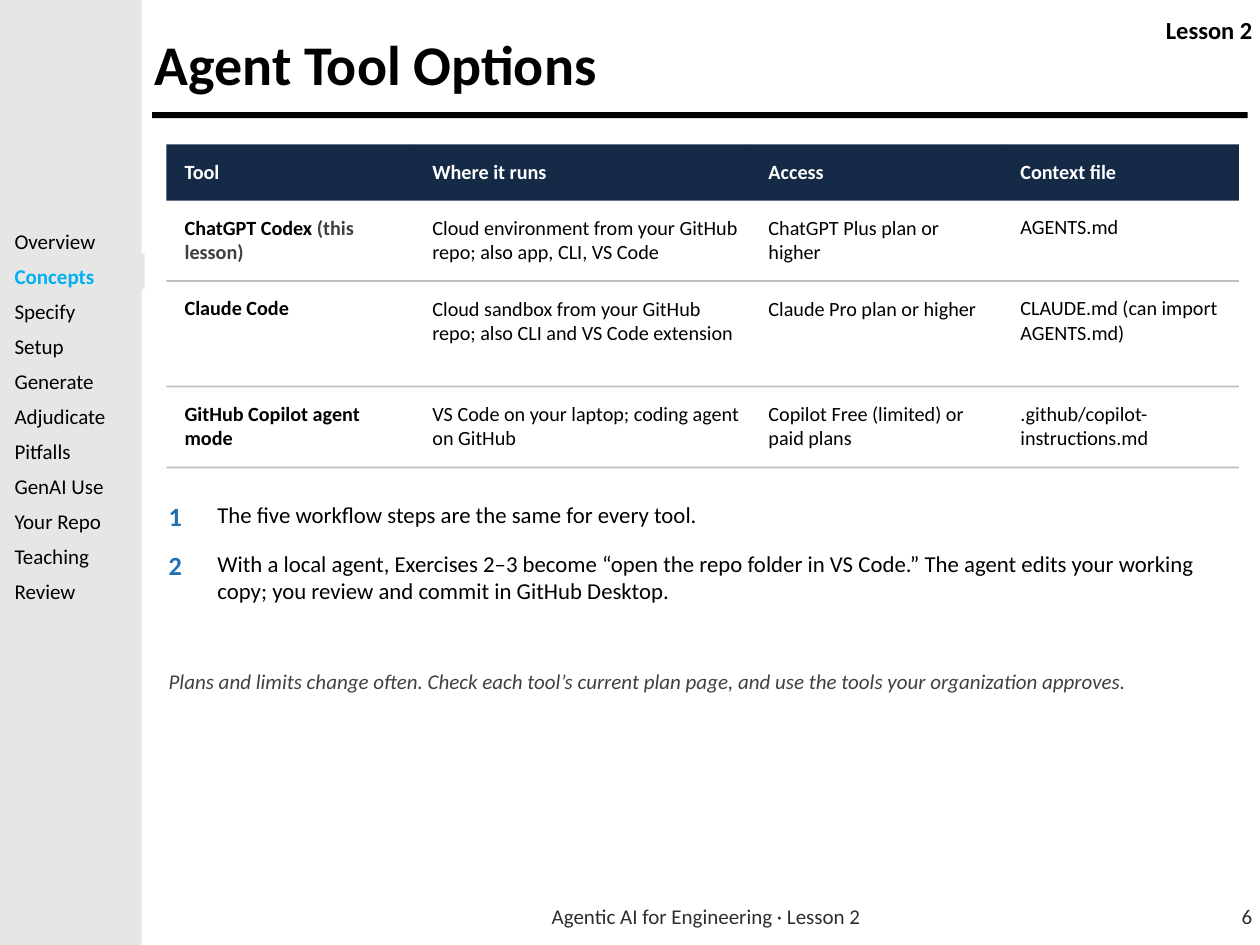
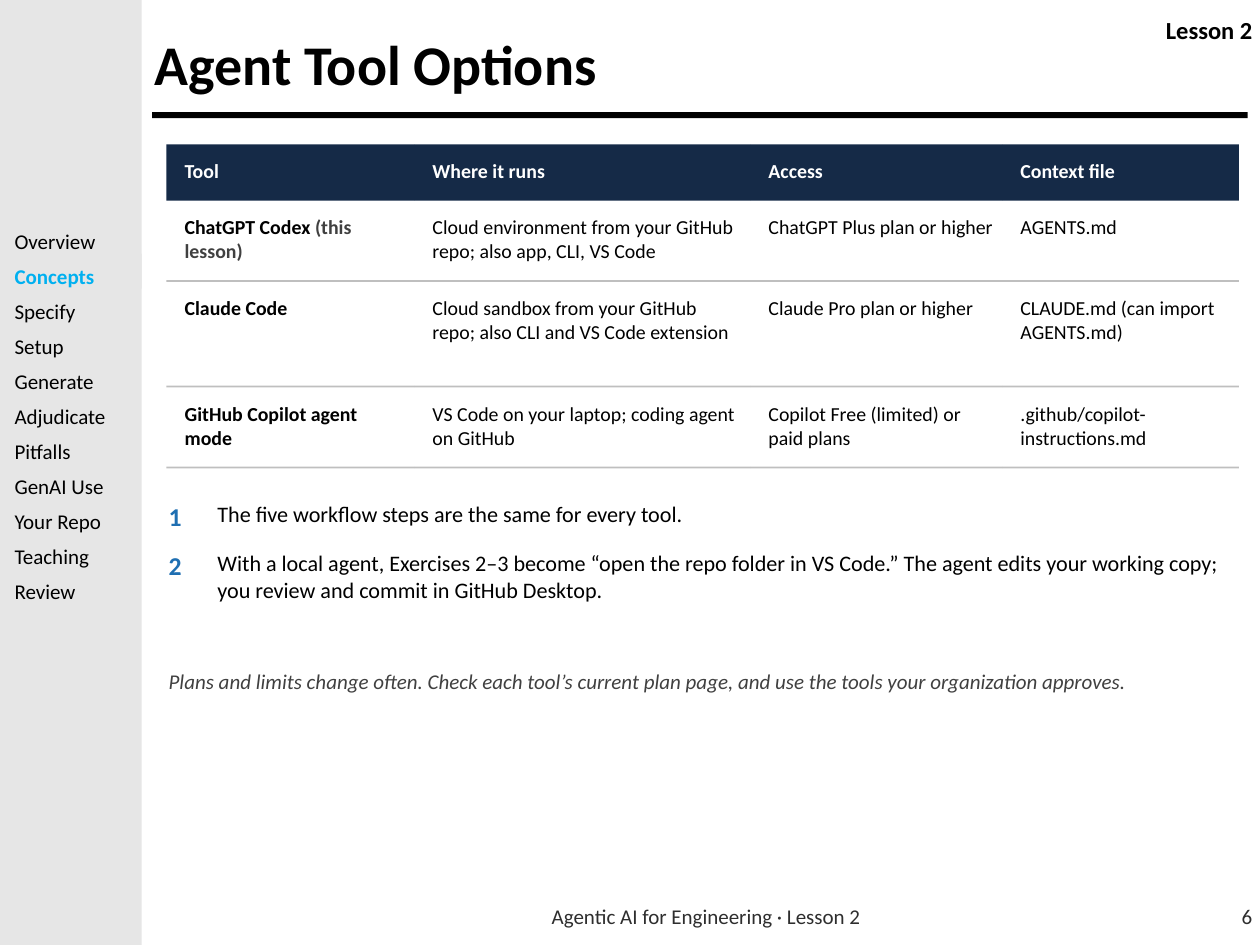
Before and after one commit to usafa-dfas/Agentic-AI-for-Engineering, a slide deck: slide 6 of Lesson Material/LSN 2 - Introduction to Agentic AI for Coding/Agentic_AI_for_Engineering_Lesson_2.pptx. Drawn at 1260x945 pixels with LibreOffice and Linux fonts; fonts in the diff are those of the drawing; background and template pictures are left out. Boxes give left, top, right and bottom in pixels: in the first picture for what was removed or moved away, otherwise in the second. Text is boxed around its words. In the diff, an @@ line names an element or a change of style, - is before the commit and + after.

```diff
--- a/Lesson Material/LSN 2 - Introduction to Agentic AI for Coding/Agentic_AI_for_Engineering_Lesson_2.pptx
+++ b/Lesson Material/LSN 2 - Introduction to Agentic AI for Coding/Agentic_AI_for_Engineering_Lesson_2.pptx
@@ size 17.2 to 17 pt in 14 elements at bbox=[432, 164, 545, 178], bbox=[1020, 164, 1115, 178], bbox=[185, 219, 351, 261], bbox=[432, 220, 733, 262], bbox=[768, 220, 993, 238], bbox=[1020, 220, 1116, 234], bbox=[185, 301, 288, 315], bbox=[432, 301, 728, 343], bbox=[768, 301, 973, 319], bbox=[1020, 300, 1215, 342], bbox=[185, 407, 357, 445], bbox=[432, 407, 735, 445], bbox=[768, 406, 960, 449], bbox=[1020, 407, 1146, 445] @@
@@ text "The five workflow steps are ..." at bbox=[217, 506, 682, 526]: size 19.5 to 19 pt @@
@@ text "2" at bbox=[169, 558, 182, 575]: size 22.5 to 22 pt @@
@@ text "With a local agent, Exercises ..." at bbox=[217, 555, 1217, 602]: size 19.5 to 19 pt @@
```
Also in this commit, not shown: 17 other slides changed, 3 other files.
